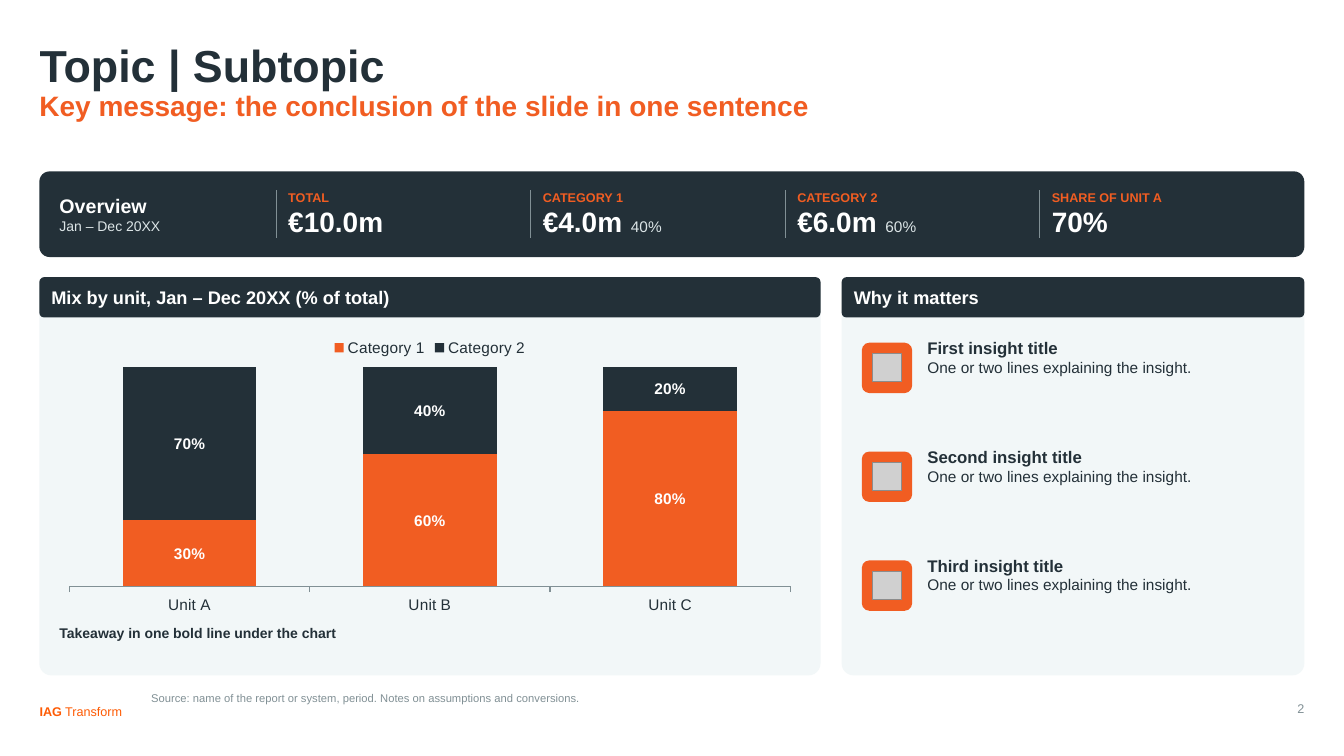
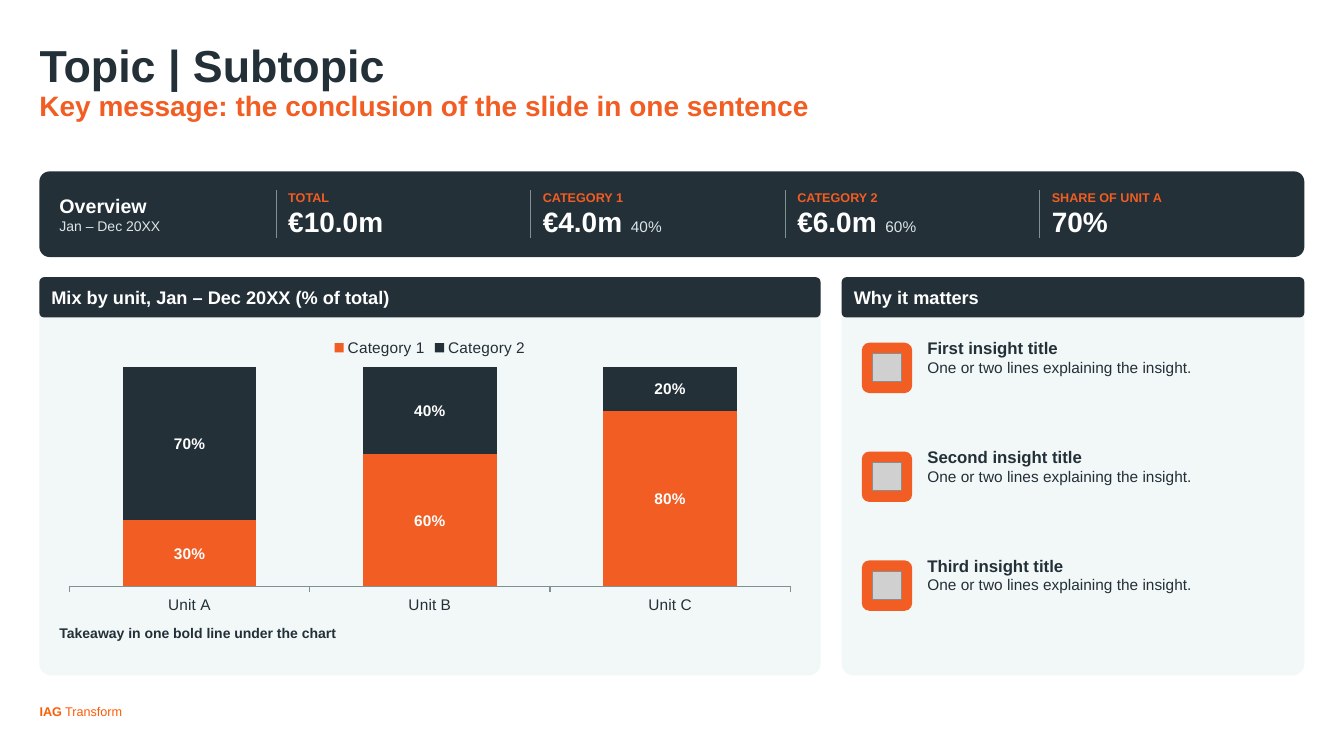
Before and after one commit to PRemealntt/iag-slides, a slide deck: slide 2 of skills/iag-slides/assets/examples/patterns-example.pptx. Drawn at 1344x756 pixels with LibreOffice and Linux fonts; fonts in the diff are those of the drawing; grey boxes stand for pictures; background and template pictures are left out. Boxes give left, top, right and bottom in pixels: in the first picture for what was removed or moved away, otherwise in the second. Text is boxed around its words. In the diff, an @@ line names an element or a change of style, - is before the commit and + after.

```diff
--- a/skills/iag-slides/assets/examples/patterns-example.pptx
+++ b/skills/iag-slides/assets/examples/patterns-example.pptx
@@ text removed at (x1=151, y1=694, x2=579, y2=704) @@
-Source: name of the report or system, period. Notes on assumptions and conversions.
@@ page number removed at (x1=1297, y1=704, x2=1304, y2=713) @@
-2
```
Also in this commit, not shown: 9 other slides changed, 6 slides added, 8 other files.
